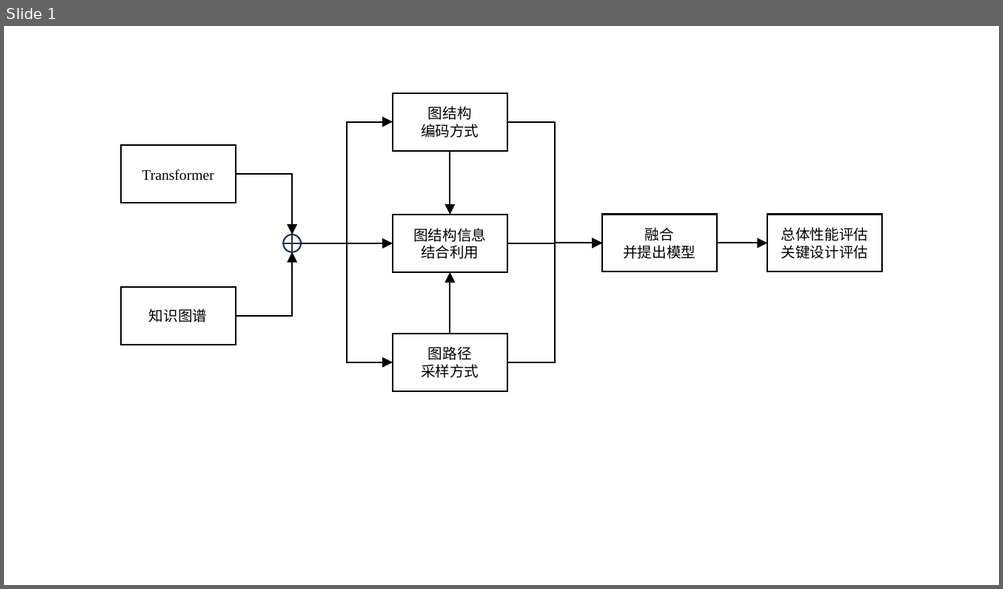
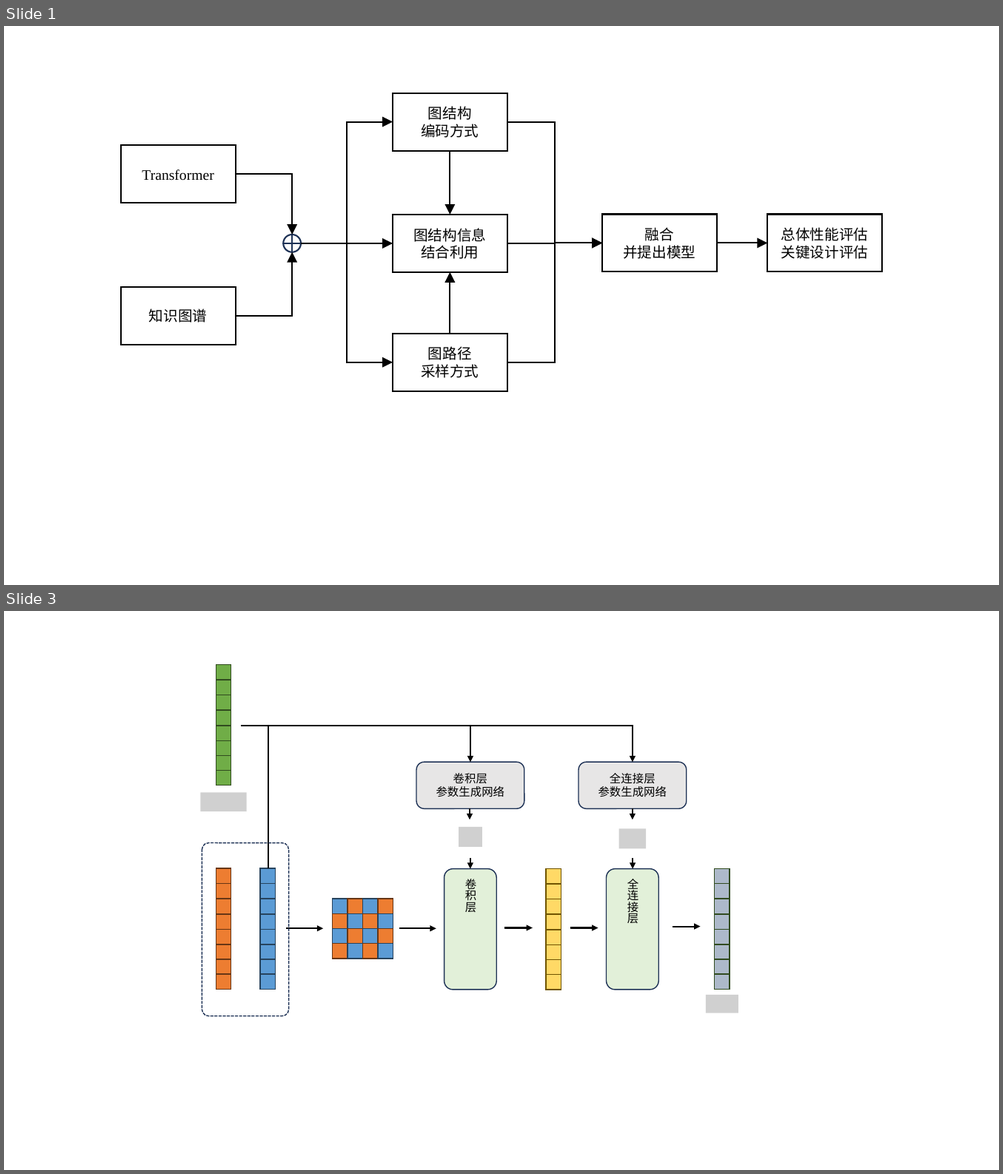
Before and after one commit to Sunrisea/BUAAThesis, a slide deck: 新建 Microsoft PowerPoint 演示文稿.pptx. Shown one above the other, each under a label of ours: slide 1 before the commit, slides 1 and 3 after it; the slides between them are not shown. The pictures are 1003x589 and 1003x1174 pixels, drawn with LibreOffice and Linux fonts; fonts in the diff are those of the drawing; grey boxes stand for pictures; background and template pictures are left out. Boxes give left, top, right and bottom in pixels: in the first picture for what was removed or moved away, otherwise in the second. Text is boxed around its words. In the diff, an @@ line names an element or a change of style, - is before the commit and + after.

```diff
--- a/新建 Microsoft PowerPoint 演示文稿.pptx
+++ b/新建 Microsoft PowerPoint 演示文稿.pptx
@@ slide 3 added at [4, 611, 999, 1170], background #FFFFFF @@
@@ elbow arrow added from (241, 726) to (632, 763), #000000 1.5 pt @@
@@ line added from (268, 869) to (268, 726), #000000 1.5 pt @@
@@ arrow added from (470, 726) to (470, 763), #000000 1.5 pt @@
@@ rounded rectangle added at [417, 763, 525, 809], fill #E7E6E6, outline #1E3256 1 pt @@
@@ rounded rectangle added at [578, 763, 687, 809], fill #E7E6E6, outline #1E3256 1 pt @@
@@ group added at [216, 665, 231, 786]: 8 rectangles @@
@@ text added at [436, 773, 505, 797], 11 pt, text #000000 @@
+卷积层
+参数生成网络
@@ text added at [598, 773, 667, 797], 11 pt, text #000000 @@
+全连接层
+参数生成网络
@@ picture added at [200, 792, 247, 811] @@
@@ arrow added from (469, 809) to (469, 820), #000000 1.5 pt @@
@@ arrow added from (632, 809) to (632, 820), #000000 1.5 pt @@
@@ picture added at [458, 827, 482, 848] @@
@@ picture added at [619, 829, 646, 849] @@
@@ rounded rectangle added at [202, 843, 288, 1016], outline #1E3256 1 pt dashed @@
@@ rounded rectangle added at [444, 869, 496, 990], fill #E2F0D9, outline #1E3256 1 pt, 11 pt, text #000000 @@
+卷积层
@@ arrow added from (470, 858) to (470, 869), #000000 1.5 pt @@
@@ rounded rectangle added at [606, 869, 658, 990], fill #E2F0D9, outline #1E3256 1 pt, 11 pt, text #000000 @@
+全连接层
@@ arrow added from (632, 858) to (632, 869), #000000 1.5 pt @@
@@ arrow added from (286, 929) to (324, 929), #000000 1.5 pt @@
@@ arrow added from (398, 929) to (436, 929), #000000 1.5 pt @@
@@ arrow added from (505, 928) to (532, 928), #000000 1.5 pt @@
@@ arrow added from (570, 928) to (598, 928), #000000 1.5 pt @@
@@ arrow added from (672, 926) to (700, 926), #000000 1.5 pt @@
@@ group added at [333, 899, 392, 959]: 16 rectangles @@
@@ group added at [216, 869, 231, 989]: 8 rectangles @@
@@ group added at [260, 869, 275, 989]: 8 rectangles @@
@@ group added at [546, 869, 560, 990]: 8 rectangles @@
@@ group added at [714, 869, 729, 989]: 8 rectangles @@
@@ picture added at [706, 995, 738, 1014] @@
```
Also in this commit, not shown: 1 slide changed, 1 other slide added, 3 other files.
